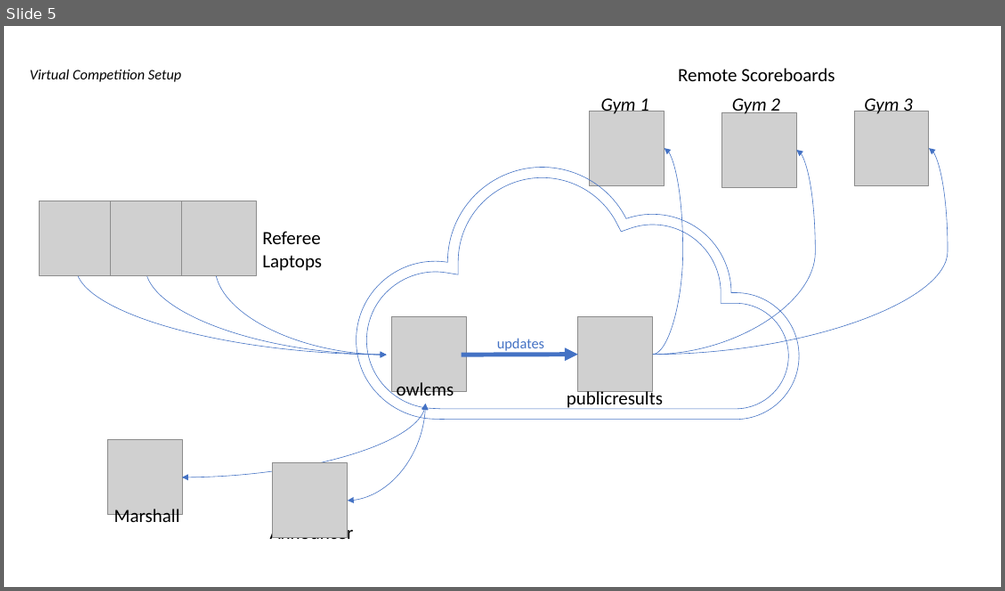
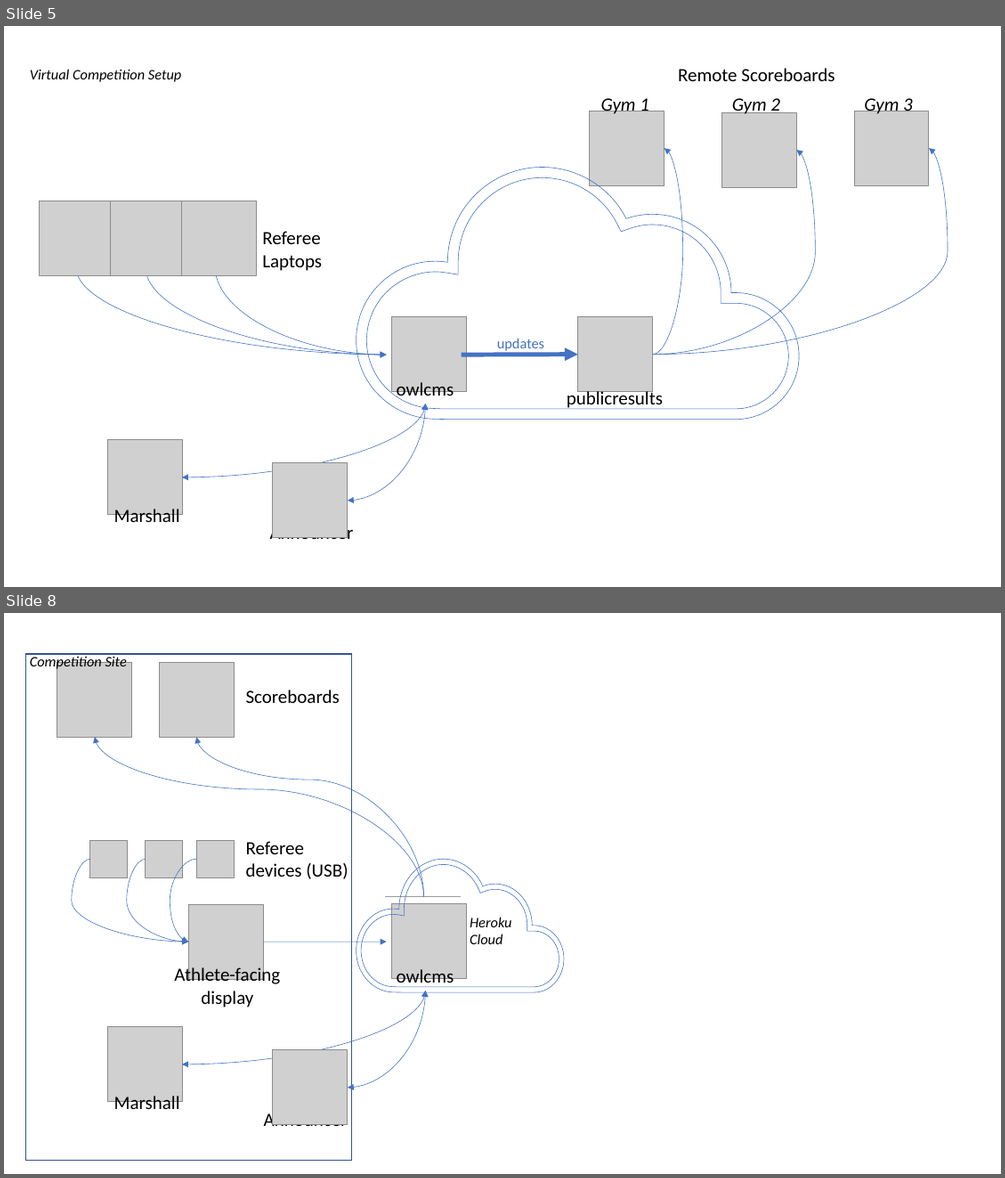
Before and after one commit to jflamy/owlcms4, a slide deck: docs/img/PublicResults/CloudExplained.pptx. Shown one above the other, each under a label of ours: slide 5 before the commit, slides 5 and 8 after it; the slides between them are not shown. The pictures are 1005x591 and 1005x1178 pixels, drawn with LibreOffice and Linux fonts; fonts in the diff are those of the drawing; grey boxes stand for pictures. Boxes give left, top, right and bottom in pixels: in the first picture for what was removed or moved away, otherwise in the second. Text is boxed around its words. In the diff, an @@ line names an element or a change of style, - is before the commit and + after.

```diff
--- a/docs/img/PublicResults/CloudExplained.pptx
+++ b/docs/img/PublicResults/CloudExplained.pptx
@@ slide 8 added at [4,613,1001,1174], background #FFFFFF @@
@@ rectangle added at [26,654,352,1159], outline #325491 1 pt @@
@@ text added at [30,655,127,671], 14 pt, text #000000, italic @@
+Competition Site
@@ picture added at [57,662,132,737] @@
@@ picture added at [159,662,234,737] @@
@@ text added at [246,690,340,703], 18 pt, text #000000 @@
+Scoreboards
@@ curved arrow added from (423, 897) to (95, 737), #4472C4 0.5 pt @@
@@ curved arrow added from (423, 897) to (196, 737), #4472C4 0.5 pt @@
@@ picture added at [90,840,128,877] @@
@@ picture added at [146,840,183,877] @@
@@ picture added at [196,840,234,877] @@
@@ text added at [246,841,348,879], 18 pt, text #000000 @@
+Referee
+devices (USB)
@@ curved arrow added from (90, 859) to (189, 941), #4472C4 0.5 pt @@
@@ curved arrow added from (146, 859) to (189, 941), #4472C4 0.5 pt @@
@@ curved arrow added from (196, 859) to (189, 941), #4472C4 0.5 pt @@
@@ freeform shape added at [356,859,564,992], outline #4472C4 0.5 pt @@
@@ picture added at [189,904,264,979] @@
@@ rectangle added at [362,897,485,988], fill #FFFFFF @@
@@ picture added at [386,897,461,972] @@
@@ picture added at [392,904,467,979] @@
@@ text added at [469,916,511,944], 14 pt, text #000000, italic @@
+Heroku
+Cloud
@@ curved arrow added from (264, 941) to (386, 941), #4472C4 0.5 pt @@
@@ text added at [174,965,280,1007], 18 pt, text #000000 @@
+Athlete-facing
+display
@@ text added at [396,969,454,986], 18 pt, text #000000 @@
+owlcms
@@ curved double arrow added from (182, 1064) to (426, 990), #4472C4 0.5 pt @@
@@ curved double arrow added from (348, 1087) to (426, 990), #4472C4 0.5 pt @@
@@ picture added at [107,1027,182,1102] @@
@@ picture added at [273,1050,348,1125] @@
@@ text added at [114,1095,180,1114], 18 pt, text #000000 @@
+Marshall
@@ text added at [264,1110,348,1131], 18 pt, text #000000 @@
+Announcer
```
Also in this commit, not shown: 3 other slides added, 10 other files.
